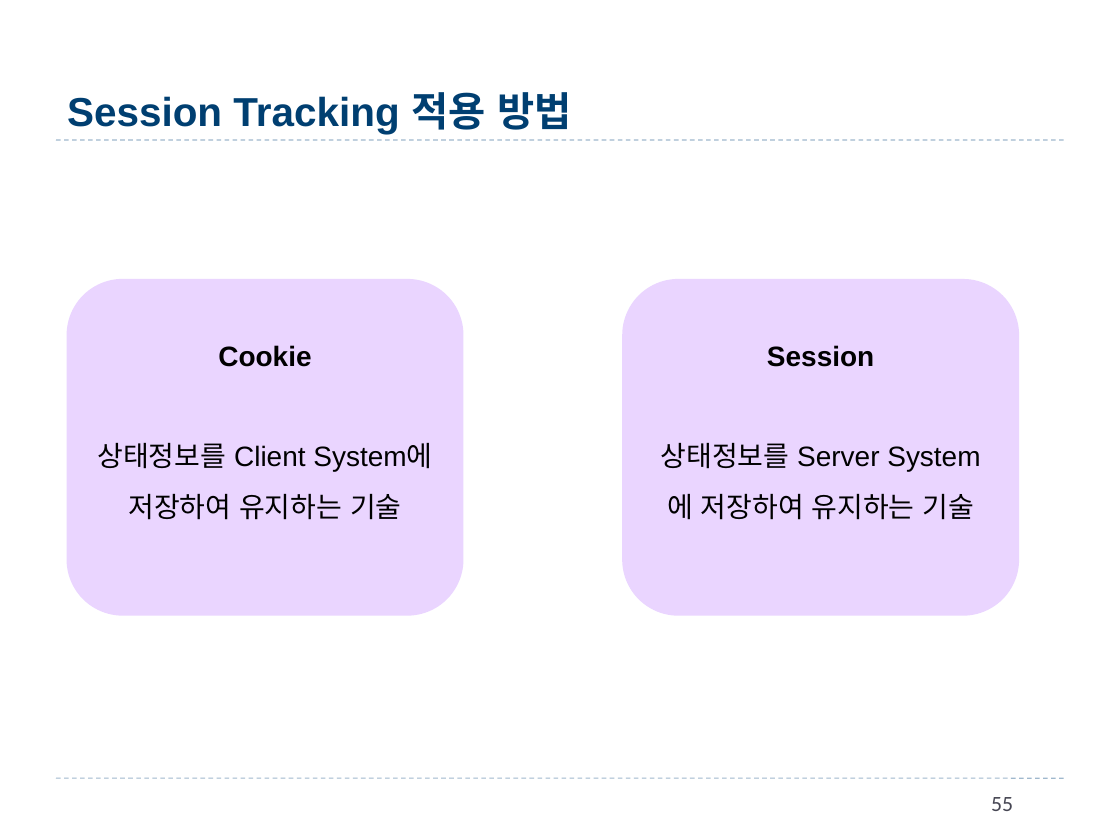
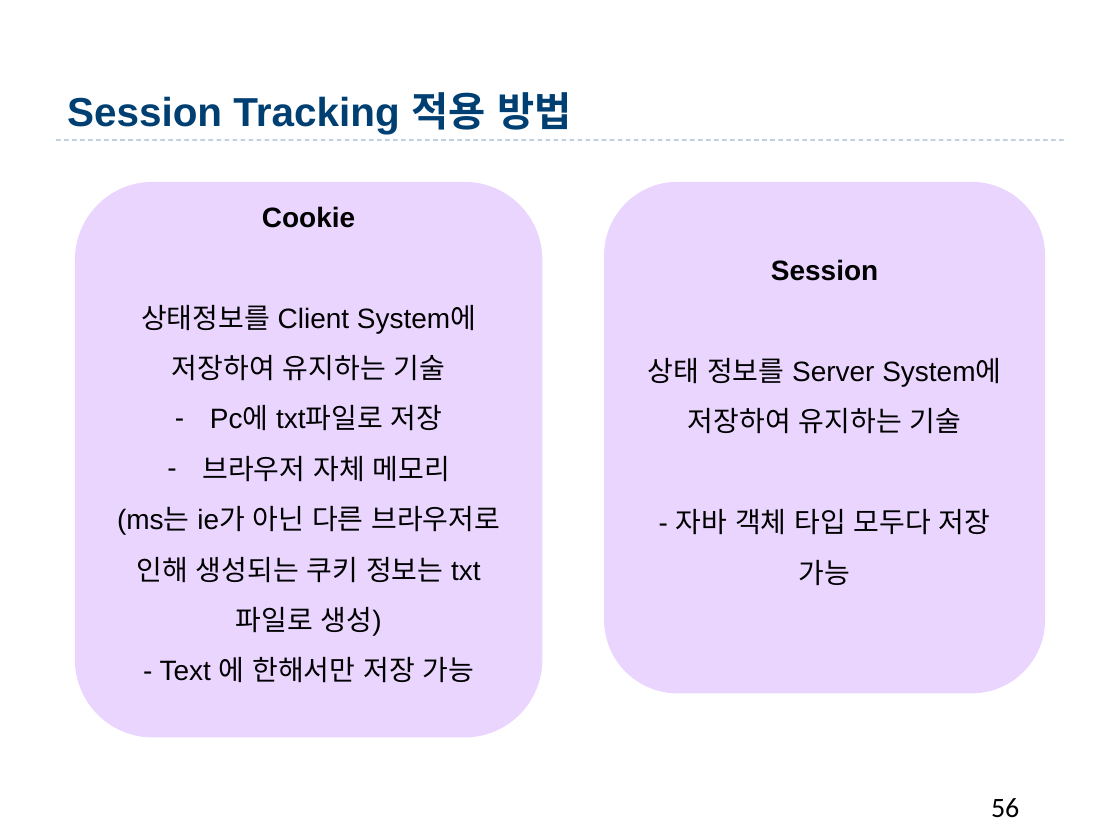
Before and after one commit to qfactor2013/BizStudyParallel, a slide deck: slide 56 of JSP_Servlet/4.Web[김혜경].pptx (slide 55 before the commit). Drawn at 1120x840 pixels with LibreOffice and Linux fonts; fonts in the diff are those of the drawing; background and template pictures are left out. Boxes give left, top, right and bottom in pixels: in the first picture for what was removed or moved away, otherwise in the second. Text is boxed around its words. In the diff, an @@ line names an element or a change of style, - is before the commit and + after.

```diff
--- a/JSP_Servlet/4.Web[김혜경].pptx
+++ b/JSP_Servlet/4.Web[김혜경].pptx
@@ rounded rectangle "Cookie": place and size @@
-rounded rectangle "Cookie" at [66,279,463,616]
+rounded rectangle "Cookie" at [75,181,542,737]
@@ rounded rectangle "Session": place and size @@
-rounded rectangle "Session" at [623,279,1019,616]
+rounded rectangle "Session" at [604,181,1045,693]
@@ text in rounded rectangle at [648,358,1001,585]: text changed @@
-  상태정보를 Server System에 저장하여 유지하는 기술
+  상태 정보를 Server System에 저장하여 유지하는 기술
+  - 자바 객체 타입 모두다 저장 가능
@@ text in rounded rectangle at [117,405,500,683]: paragraphs added @@
+  – Pc에 txt파일로 저장
+  – 브라우저 자체 메모리
+  (ms는 ie가 아닌 다른 브라우저로 인해 생성되는 쿠키 정보는 txt 파일로 생성)
+  - Text 에 한해서만 저장 가능
@@ line removed from (56, 778) to (1064, 778) @@
@@ page number at [991,798,1019,818]: text changed; size 14 to 18 pt; text colour #464653 to #000000 @@
-55
+56
```
Also in this commit, not shown: 111 other slides changed, 5 slides added, 2 slides removed, 48 other files.
